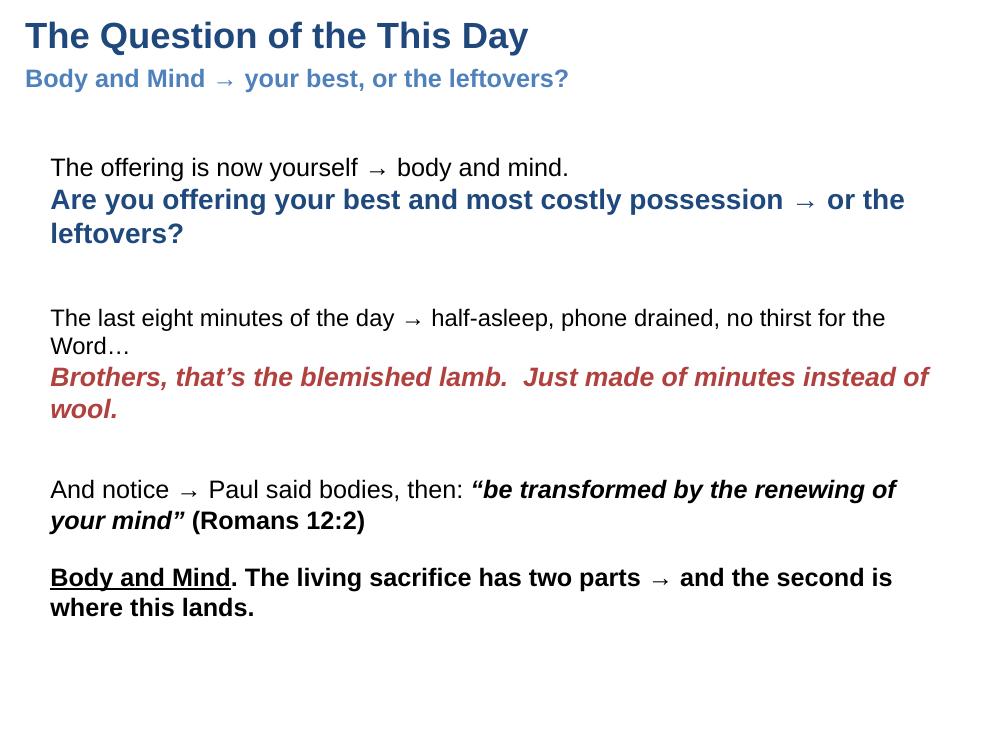
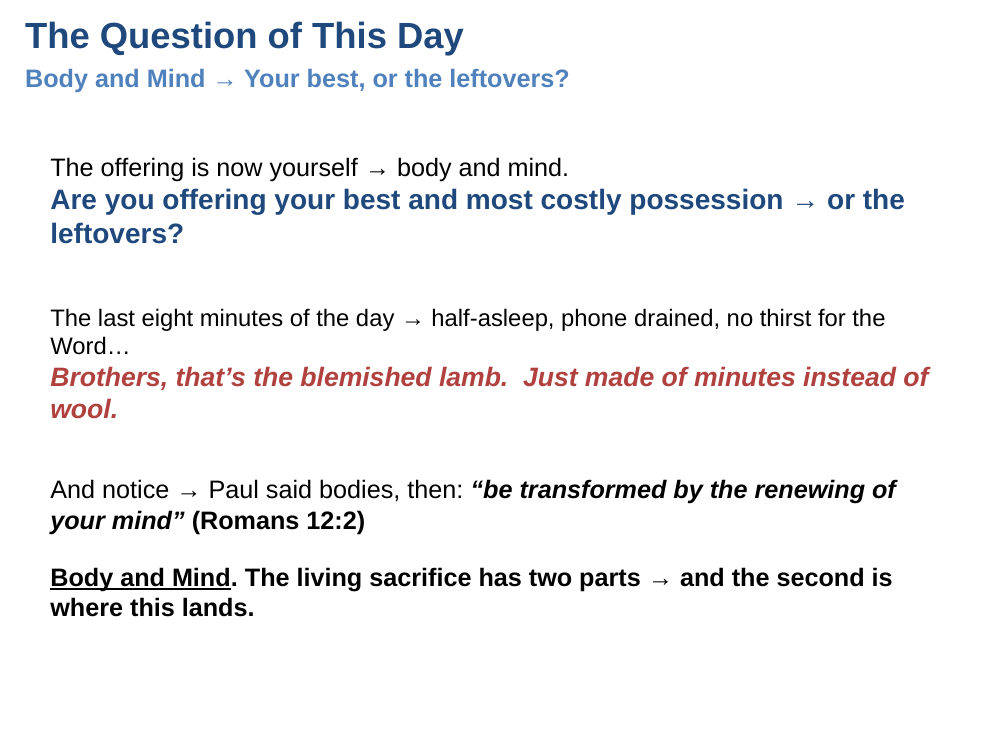
Before and after one commit to UsefulEngines/EvangelismPublic, a slide deck: slide 8 of 2026-Q3/Devotionals/TrainedToTellTheDifference.pptx. Drawn at 1008x756 pixels with LibreOffice and Linux fonts; fonts in the diff are those of the drawing. Boxes give left, top, right and bottom in pixels: in the first picture for what was removed or moved away, otherwise in the second. Text is boxed around its words. In the diff, an @@ line names an element or a change of style, - is before the commit and + after.

```diff
--- a/2026-Q3/Devotionals/TrainedToTellTheDifference.pptx
+++ b/2026-Q3/Devotionals/TrainedToTellTheDifference.pptx
@@ text at (25,21,464,56): text changed @@
-The Question of the This Day
+The Question of This Day
@@ text at (25,68,569,92): text changed @@
-Body and Mind → your best, or the leftovers?
+Body and Mind → Your best, or the leftovers?
```
Also in this commit, not shown: 4 other files.
